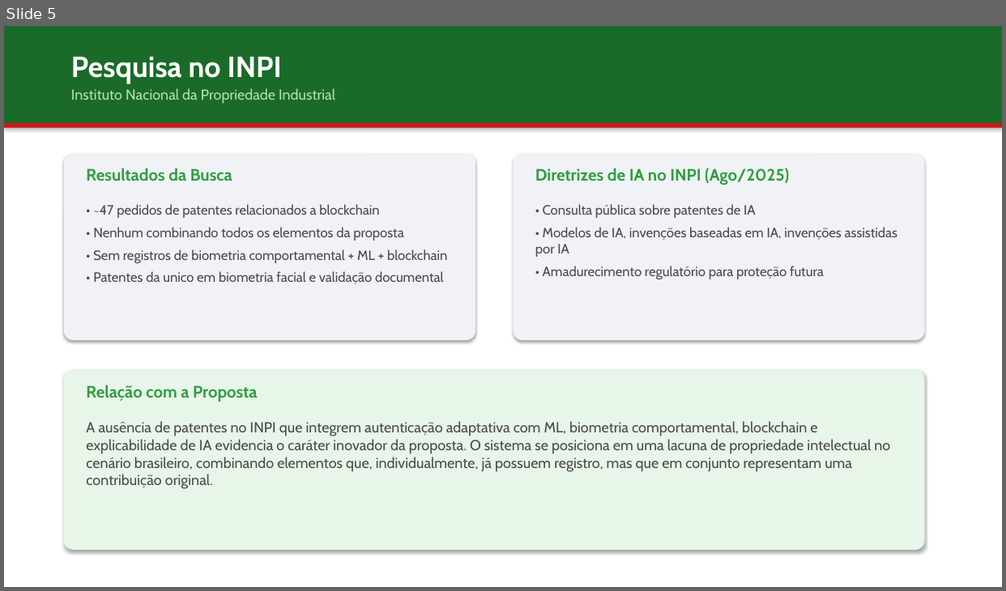
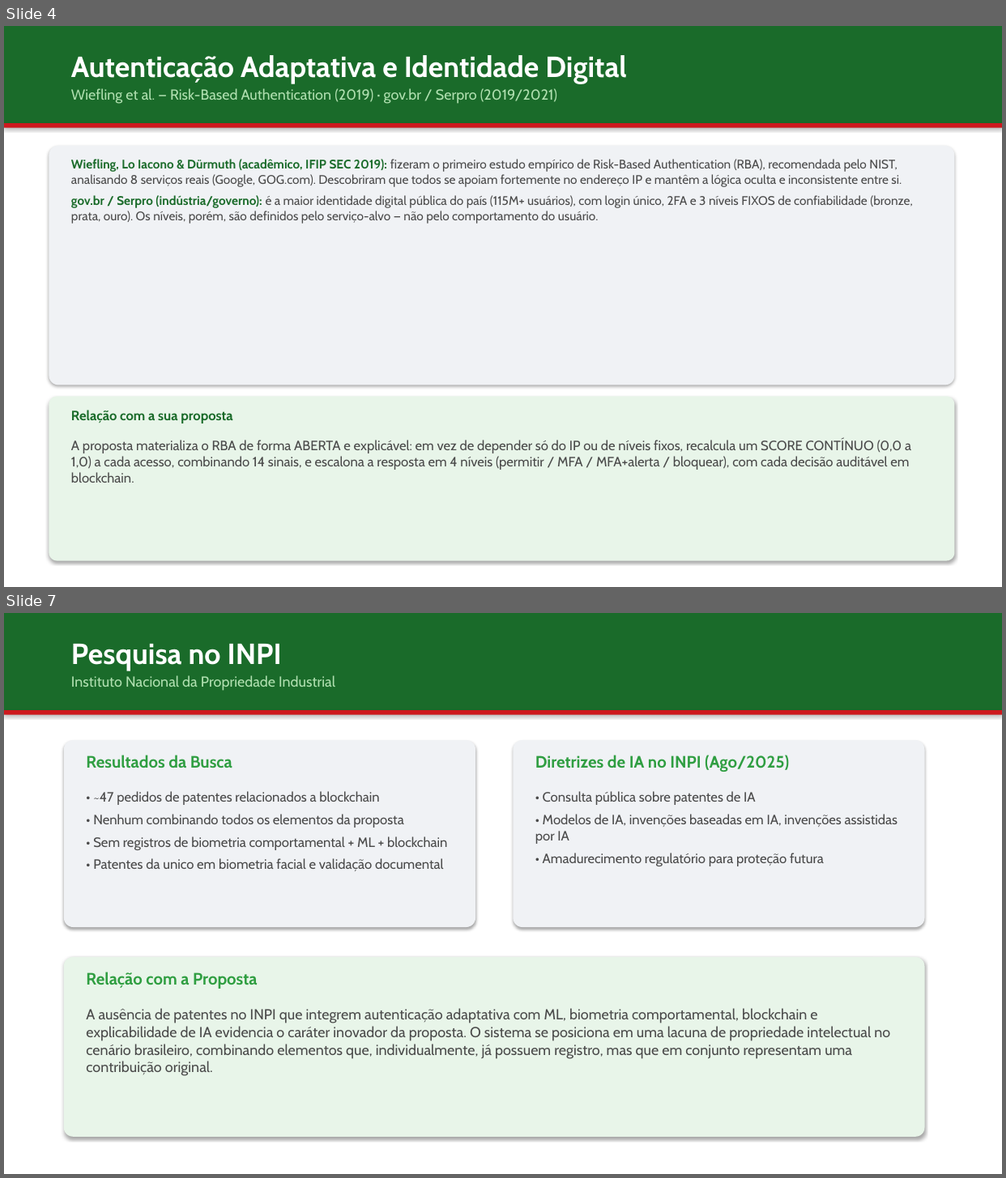
Before and after one commit to jgbcientista/gestao-autonomo, a slide deck: docs/trabalhos-relacionados.pptx. Shown one above the other, each under a label of ours: slide 5 before the commit, slides 4 and 7 after it; the slides between them are not shown. The pictures are 1006x591 and 1006x1178 pixels, drawn with LibreOffice and Linux fonts; fonts in the diff are those of the drawing. Boxes give left, top, right and bottom in pixels: in the first picture for what was removed or moved away, otherwise in the second. Text is boxed around its words. In the diff, an @@ line names an element or a change of style, - is before the commit and + after.

```diff
--- a/docs/trabalhos-relacionados.pptx
+++ b/docs/trabalhos-relacionados.pptx
@@ slide 4 added at (4, 26, 1002, 587), background #FFFFFF @@
@@ rectangle added at (4, 26, 1002, 123), fill #1A6B2A @@
@@ text added at (71, 55, 626, 84), 28 pt, text #FFFFFF, bold @@
+Autenticação Adaptativa e Identidade Digital
@@ text added at (71, 88, 557, 104), 14 pt, text #B0E0B0 @@
+Wiefling et al. — Risk-Based Authentication (2019) · gov.br / Serpro (2019/2021)
@@ rectangle added at (4, 123, 1002, 128), fill #CD191E @@
@@ rounded rectangle added at (49, 146, 955, 386), fill #F0F2F5 @@
@@ text added at (71, 159, 913, 224), 12 pt, text #4A4A4A @@
+Wiefling, Lo Iacono & Dürmuth (acadêmico, IFIP SEC 2019): fizeram o primeiro estudo empírico de Risk-Based Authentication (RBA), recomendada pelo NIST, analisando 8 serviços reais (Google, GOG.com). Descobriram que todos se apoiam fortemente no endereço IP e mantêm a lógica oculta e inconsistente entre si.
+gov.br / Serpro (indústria/governo): é a maior identidade digital pública do país (115M+ usuários), com login único, 2FA e 3 níveis FIXOS de confiabilidade (bronze, prata, ouro). Os níveis, porém, são definidos pelo serviço-alvo — não pelo comportamento do usuário.
@@ rounded rectangle added at (49, 396, 955, 561), fill #E8F5E9 @@
@@ text added at (71, 410, 232, 424), 13 pt, text #1A6B2A, bold @@
+Relação com a sua proposta
@@ text added at (71, 440, 911, 483), 13 pt, text #4A4A4A @@
+A proposta materializa o RBA de forma ABERTA e explicável: em vez de depender só do IP ou de níveis fixos, recalcula um SCORE CONTÍNUO (0,0 a 1,0) a cada acesso, combinando 14 sinais, e escalona a resposta em 4 níveis (permitir / MFA / MFA+alerta / bloquear), com cada decisão auditável em blockchain.
@@ what was slide 5 is now slide 7 @@
```
Also in this commit, not shown: 5 slides changed, 3 other slides added, 7 slides removed.
